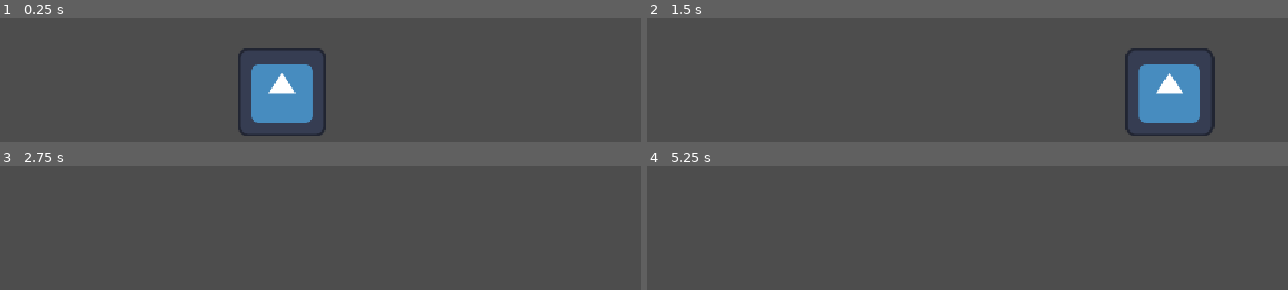
Above: before the commit, frames 1-4 (two rows, left to right).
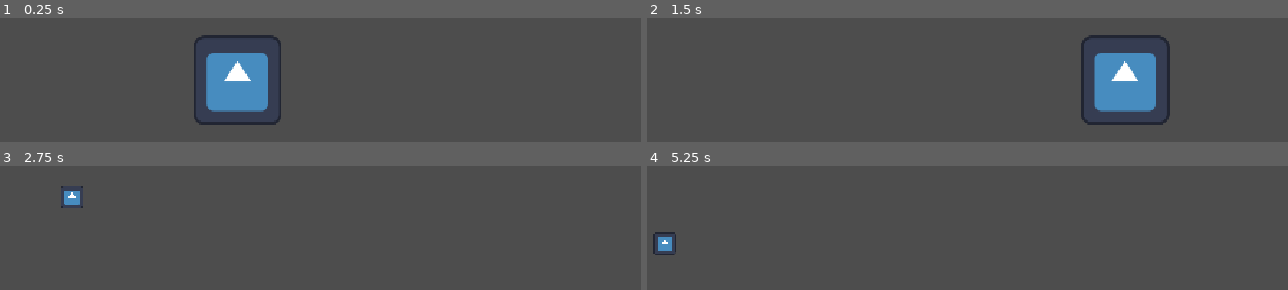
Above: after the commit, the same moments.

Repository: Cyclic612/wheel-spider-game2
Game: Godot game, scene res://game.tscn
Two runs of this game, one before a commit and one after it. Both use one fixed random seed, a clock stepped at 60 frames per second and the inputs below. Before the commit the project starts from res://character_body_2d.tscn. The engine's default icon, where the game draws it, is replaced by a stand-in: a white triangle on a blue panel in a dark square.
Inputs (mouse positions are in pixels of both pictures, inside the frame that each line leads up to):
- Up to frame 1 (0.25 s): no input
- Up to frame 2 (1.5 s): tap Enter (ui_accept) at 0.5, 0.77 s; move the mouse to (1063, 29) at 0.52 s; press the mouse at (1063, 29) at 0.53 s; hold D (move_right) from 0.53 s (still down); move the mouse to (730, 75) at 1.27 s; release the mouse at (730, 75) at 1.28 s; tap Q (dash) at 1.35 s
- Up to frame 3 (2.75 s): tap Enter (ui_accept) at 1.52 s; click (83, 223) at 1.55 s; move the mouse to (outside the picture) at 2.02 s; release D (move_right) at 2.03 s; press the mouse at (outside the picture) at 2.03 s; hold A (move_left) from 2.03 s (still down)
- Up to frame 4 (5.25 s): move the mouse to (845, 289) at 2.77 s; release A (move_left) at 2.78 s; release the mouse at (845, 289) at 2.78 s; hold D (move_right) 2.78-4.28 s; click (845, 289) at 2.85 s; tap Enter (ui_accept) at 3.02, 3.5, 3.77, 4.25, 4.52, 5 s; move the mouse to (1127, 267) at 3.52 s; press the mouse at (1127, 267) at 3.53 s; tap Q (dash) at 3.6 s; move the mouse to (outside the picture) at 4.27 s; release the mouse at (outside the picture) at 4.28 s; hold A (move_left) 4.28-5.03 s; click (outside the picture) at 4.35 s; move the mouse to (929, 199) at 5.02 s; press the mouse at (929, 199) at 5.03 s; hold D (move_right) from 5.03 s (still down)

The runs differ from the first frame. In frame 1, 9.1% of the frame differs, in the area x 30-51%, y 13-96%; in frame 2, 9.4%, in the area x 67-89%, y 13-96%; in frame 3, 0.3%; in frame 4, 0.4%.

Commit message:
made code for a basic shooting mechanic

Diff:
--- a/character_body_2d.tscn
+++ b/character_body_2d.tscn
@@ -2,12 +2,13 @@
 
 [ext_resource type="Script" uid="uid://c67yb7k31ok2r" path="res://character_body_2d.gd" id="1_ij6vw"]
 [ext_resource type="Texture2D" uid="uid://4umnieky7slk" path="res://icon.svg" id="2_ghijl"]
+[ext_resource type="Script" uid="uid://bau2vm6qxig8s" path="res://orb_shooter.gd" id="3_ghijl"]
 
 [sub_resource type="CircleShape2D" id="CircleShape2D_g4v7s"]
 radius = 94.19129
 
-[node name="CharacterBody2D" type="CharacterBody2D" unique_id=973412525]
-position = Vector2(43, -2)
+[node name="player" type="CharacterBody2D" unique_id=973412525]
+position = Vector2(-21, -19)
 script = ExtResource("1_ij6vw")
 metadata/_edit_group_ = true
 
@@ -25,5 +26,14 @@
 [node name="DashCooldown" type="Timer" parent="." unique_id=1240501381]
 wait_time = 5.0
 
+[node name="OrbShooter" type="Marker2D" parent="." unique_id=1872699405 node_paths=PackedStringArray("player")]
+position = Vector2(592, 387)
+script = ExtResource("3_ghijl")
+player = NodePath("..")
+
+[node name="OrbCooldown" type="Timer" parent="OrbShooter" unique_id=708206862]
+wait_time = 2.0
+one_shot = true
+
 [connection signal="timeout" from="DashDuration" to="." method="_on_dash_timer_timeout"]
 [connection signal="timeout" from="DashCooldown" to="." method="_on_dash_cooldown_timeout"]
--- /dev/null
+++ b/game.tscn
@@ -0,0 +1,7 @@
+[gd_scene format=3 uid="uid://c7gw6l7b5jdvu"]
+
+[ext_resource type="PackedScene" uid="uid://dyd0e7geaqfq0" path="res://character_body_2d.tscn" id="1_80nbo"]
+
+[node name="game" type="Node2D" unique_id=1258414825]
+
+[node name="player" parent="." unique_id=973412525 instance=ExtResource("1_80nbo")]
--- /dev/null
+++ b/orb.gd
@@ -0,0 +1,15 @@
+extends Area2D
+class_name Orb
+
+var speed = 2000.0
+var direction : Vector2 = Vector2.ZERO
+var velocity : Vector2 = Vector2.ZERO
+
+# Called when the node enters the scene tree for the first time.
+func _ready() -> void:
+	pass # Replace with function body.
+
+
+# Called every frame. 'delta' is the elapsed time since the previous frame.
+func _process(delta: float) -> void:
+	translate(speed * direction * delta)
--- /dev/null
+++ b/orb.tscn
@@ -0,0 +1,21 @@
+[gd_scene format=3 uid="uid://citmwtmoq5p8u"]
+
+[ext_resource type="Script" uid="uid://dbpvw3h2kvwt6" path="res://orb.gd" id="1_ogqpy"]
+[ext_resource type="Texture2D" uid="uid://4umnieky7slk" path="res://icon.svg" id="2_xdlj8"]
+
+[sub_resource type="RectangleShape2D" id="RectangleShape2D_80nbo"]
+size = Vector2(32, 32)
+
+[node name="Orb" type="Area2D" unique_id=476789315]
+position = Vector2(0, 1)
+script = ExtResource("1_ogqpy")
+metadata/_edit_group_ = true
+
+[node name="Sprite2D" type="Sprite2D" parent="." unique_id=1788143250]
+position = Vector2(29, 16)
+scale = Vector2(0.25, 0.25)
+texture = ExtResource("2_xdlj8")
+
+[node name="CollisionShape2D" type="CollisionShape2D" parent="." unique_id=164946575]
+position = Vector2(29, 16)
+shape = SubResource("RectangleShape2D_80nbo")
--- /dev/null
+++ b/orb_shooter.gd
@@ -0,0 +1,22 @@
+extends Marker2D
+
+var orb_prefab = preload("res://orb.tscn")
+@export var player : Node2D
+
+# Called when the node enters the scene tree for the first time.
+func _ready() -> void:
+	pass # Replace with function body.
+
+
+# Called every frame. 'delta' is the elapsed time since the previous frame.
+func _process(delta: float) -> void:
+	# Finds which direction the orb will be shot
+	var direction = global_position.direction_to(get_global_mouse_position())
+
+	# Shoots orbs from the player when the corresponding button is pressed
+	if Input.is_action_pressed("shoot_orb") and $OrbCooldown.is_stopped():
+		$OrbCooldown.start()
+		var orb = orb_prefab.instantiate()
+		orb.position = position
+		orb.direction = direction
+		get_tree().root.add_child(orb)
--- a/project.godot
+++ b/project.godot
@@ -11,7 +11,7 @@
 [application]
 
 config/name="wheel spider gamev2"
-run/main_scene="res://character_body_2d.tscn"
+run/main_scene="uid://c7gw6l7b5jdvu"
 config/features=PackedStringArray("4.7", "GL Compatibility")
 config/icon="res://icon.svg"
 
@@ -51,6 +51,11 @@
 "events": [Object(InputEventKey,"resource_local_to_scene":false,"resource_name":"","device":-1,"window_id":0,"alt_press …(192 unchanged characters)…
 ]
 }
+shoot_orb={
+"deadzone": 0.2,
+"events": [Object(InputEventMouseButton,"resource_local_to_scene":false,"resource_name":"","device":-1,"window_id":0,"alt_pressed":false,"shift_pressed":false,"ctrl_pressed":false,"meta_pressed":false,"button_mask":0,"position":Vector2(0, 0),"global_position":Vector2(0, 0),"factor":1.0,"button_index":1,"canceled":false,"pressed":false,"double_click":false,"script":null)
+]
+}
 
 [physics]
 
Binary file added: Bullet Sprite.aseprite
Not shown, added: orb.gd.uid
Not shown, added: orb_shooter.gd.uid
